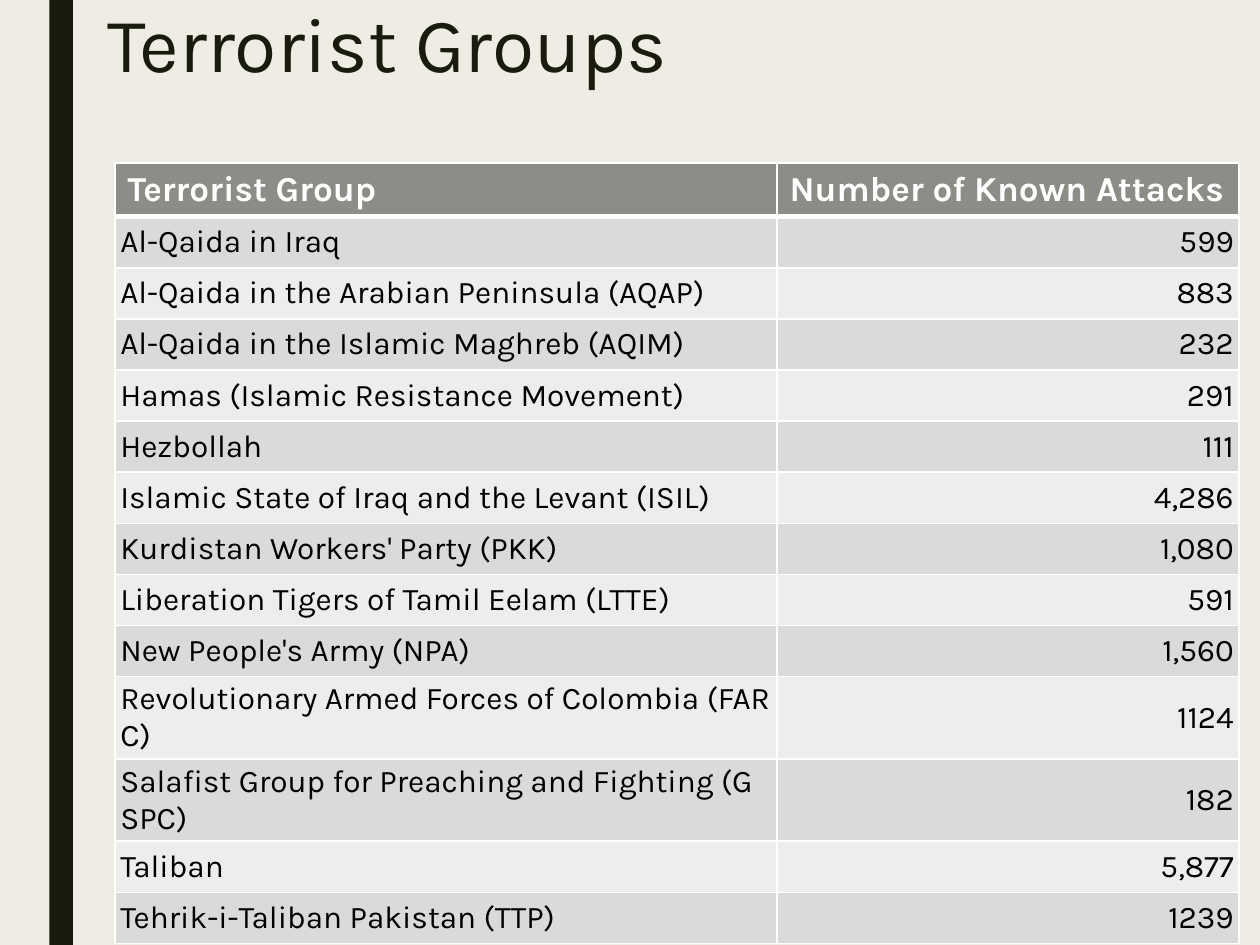
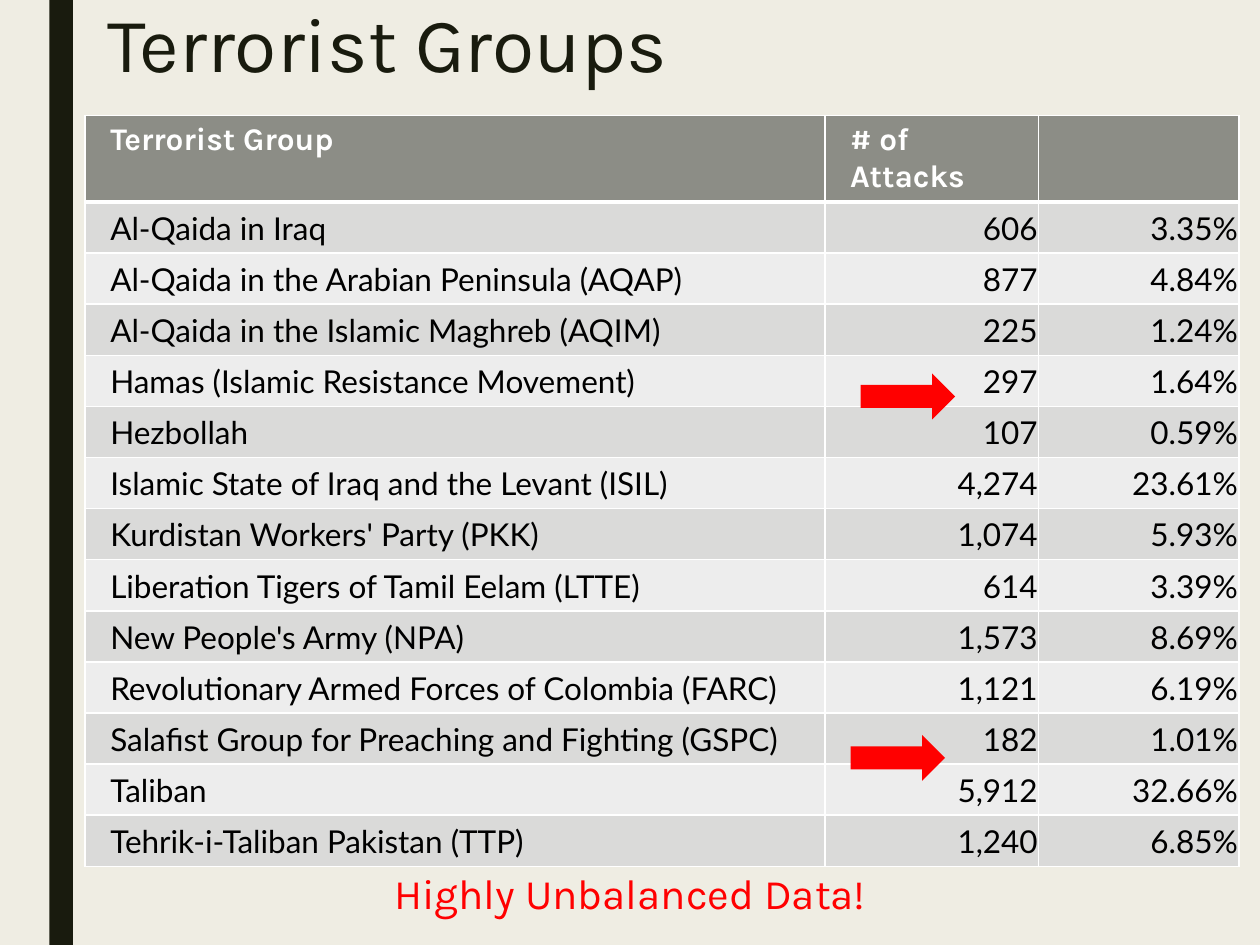
Before and after one commit to stats-learning-fall2019/final-project, a slide deck: slide 14 of presentation/gtdb-final-presentation.pptx (slide 12 before the commit). Drawn at 1260x945 pixels with LibreOffice and Linux fonts; fonts in the diff are those of the drawing. Boxes give left, top, right and bottom in pixels: in the first picture for what was removed or moved away, otherwise in the second. Text is boxed around its words. In the diff, an @@ line names an element or a change of style, - is before the commit and + after.

```diff
--- a/presentation/gtdb-final-presentation.pptx
+++ b/presentation/gtdb-final-presentation.pptx
@@ table at [86, 116, 1240, 862] @@
-column 2: Number of Known Attacks | 599 | 883 | 232 | 291 | 111 | 4,286 | 1,080 | 591 | 1,560 | 1124 | 182 | 5,877 | 1239
+column 2: # of Attacks | 606 | 877 | 225 | 297 | 107 | 4,274 | 1,074 | 614 | 1,573 | 1,121 | 182 | 5,912 | 1,240
+column 3:  | 3.35% | 4.84% | 1.24% | 1.64% | 0.59% | 23.61% | 5.93% | 3.39% | 8.69% | 6.19% | 1.01% | 32.66% | 6.85%
@@ table: place and size @@
-table at [115, 163, 1239, 936]
+table at [86, 116, 1240, 862]
@@ right arrow added at [861, 373, 955, 418], fill #FF0000 @@
@@ right arrow added at [850, 735, 945, 780], fill #FF0000 @@
@@ text added at [394, 880, 865, 920], 24 pt, text #FF0000 @@
+Highly Unbalanced Data!
```
Also in this commit, not shown: 4 other slides changed, 10 slides added, 1 slide removed, 3 other files.
